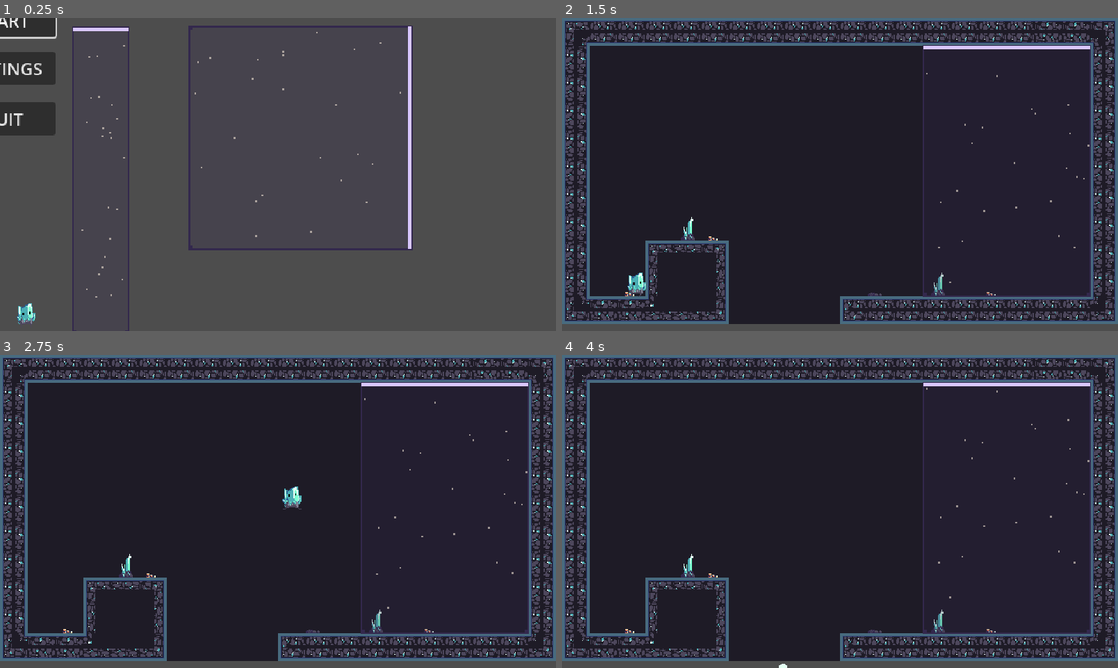
Above: before the commit, frames 1-4 (two rows, left to right).
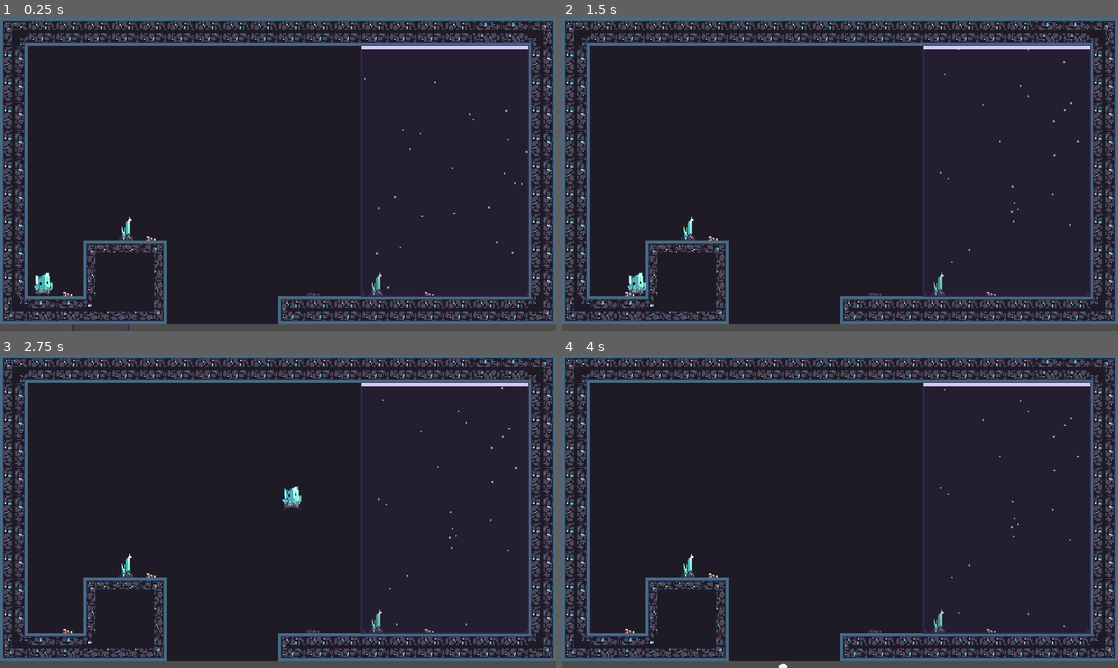
Above: after the commit, the same moments.

Repository: jmx2033/GRAVSWITCH
Game: Godot game, scene res://Scenes/game.tscn
The game is run twice, just before and just after one commit, with the same random seed, the same clock (stepped at 60 frames per second) and the same inputs. This scene is started directly instead of the project's main scene.
Inputs:
- Up to frame 1 (0.25 s): no input
- Up to frame 2 (1.5 s): click "START" at 0.5 s; hold D (move_right) from 1.28 s (still down)
- Up to frame 3 (2.75 s): keep holding D (move_right); tap Space (jump) at 1.52, 2.27 s
- Up to frame 4 (4 s): release D (move_right) at 2.78 s; hold A (move_left) 2.78-3.53 s; hold D (move_right) from 3.53 s (still down); tap Space (jump) at 3.77 s

The runs differ from the first frame. In frame 1, 90% of the frame differs, in the area x 0-100%, y 0-98%; in frame 2, less than 0.1%; in frame 3, less than 0.1%; in frame 4, less than 0.1%.

Commit message:
fix: 修复关卡切换逻辑并补全 RespawnTimer 节点

Diff:
--- a/Scenes/game.tscn
+++ b/Scenes/game.tscn
@@ -1,8 +1,13 @@
 [gd_scene format=3 uid="uid://co0dxsh54ae13"]
 
 [ext_resource type="PackedScene" uid="uid://b11hj8ncr5db5" path="res://Scenes/player.tscn" id="1_ebmjs"]
+[ext_resource type="Script" uid="uid://bpbbbi3ytoj0c" path="res://Scripts/core/game.gd" id="1_v158k"]
+[ext_resource type="PackedScene" uid="uid://c3weq7t8eyox8" path="res://Scenes/level_0.tscn" id="2_h4fw4"]
 [ext_resource type="PackedScene" uid="uid://u7jbmkf7gqyg" path="res://Scenes/gravity_zone.tscn" id="2_qxrlw"]
+[ext_resource type="PackedScene" uid="uid://dr8k1m4oax2q" path="res://Scenes/level_1.tscn" id="3_ldgsr"]
 [ext_resource type="PackedScene" uid="uid://g56phohff8q2" path="res://Scenes/mainmenu.tscn" id="3_wrm1d"]
+[ext_resource type="PackedScene" uid="uid://bbuo1jxt14wjq" path="res://Scenes/level_2.tscn" id="4_o5yvi"]
+[ext_resource type="PackedScene" uid="uid://b717cwxbobabo" path="res://Scenes/level_3.tscn" id="5_rku1e"]
 
 [sub_resource type="RectangleShape2D" id="RectangleShape2D_2na5r"]
 size = Vector2(765, 29)
@@ -11,6 +16,8 @@
 size = Vector2(20, 382)
 
 [node name="Game" type="Node2D" unique_id=1598757090]
+script = ExtResource("1_v158k")
+levels = Array[PackedScene]([ExtResource("2_h4fw4"), ExtResource("3_ldgsr"), ExtResource("4_o5yvi"), ExtResource("5_rku1e")])
 
 [node name="Ground" type="StaticBody2D" parent="." unique_id=1673898157]
 position = Vector2(320, 250)
@@ -61,3 +68,6 @@
 size_in_tiles = Vector2i(3, 3)
 
 [node name="mainmenu" parent="." unique_id=2074724687 instance=ExtResource("3_wrm1d")]
+
+[node name="RespawnTimer" type="Timer" parent="." unique_id=329849263]
+one_shot = true
--- a/Scripts/level/gravity_zone.gd
+++ b/Scripts/level/gravity_zone.gd
@@ -71,8 +71,9 @@
 
 	var shape := RectangleShape2D.new()
 	shape.size = _zone_size
-	_collision_shape.shape = shape
-	_collision_shape.position = _zone_size * 0.5
+	if _collision_shape:
+		_collision_shape.shape = shape
+		_collision_shape.position = _zone_size * 0.5
 
 	# 编辑器里不撒石粒（每次重绘都重新随机会闪），只画区域轮廓。
 	if not Engine.is_editor_hint():
--- a/project.godot
+++ b/project.godot
@@ -11,7 +11,7 @@
 [application]
 
 config/name="GRAVSWITCH"
-run/main_scene="uid://bwgx3km5n5imc"
+run/main_scene="uid://co0dxsh54ae13"
 config/features=PackedStringArray("4.7", "GL Compatibility")
 config/icon="res://icon.svg"
 
Not shown, changed: Audio/sfx/sfx_jump_1.wav.import
Not shown, changed: Audio/sfx/sfx_jump_2.wav.import
Not shown, changed: Audio/sfx/sfx_jump_3.wav.import
Not shown, changed: Audio/sfx/sfx_land.wav.import
Not shown, changed: Audio/sfx/sfx_walk_1.wav.import
Not shown, changed: Audio/sfx/sfx_walk_2.wav.import
Not shown, changed: Audio/sfx/sfx_walk_3.wav.import
Not shown, changed: Audio/sfx/sfx_walk_4.wav.import
